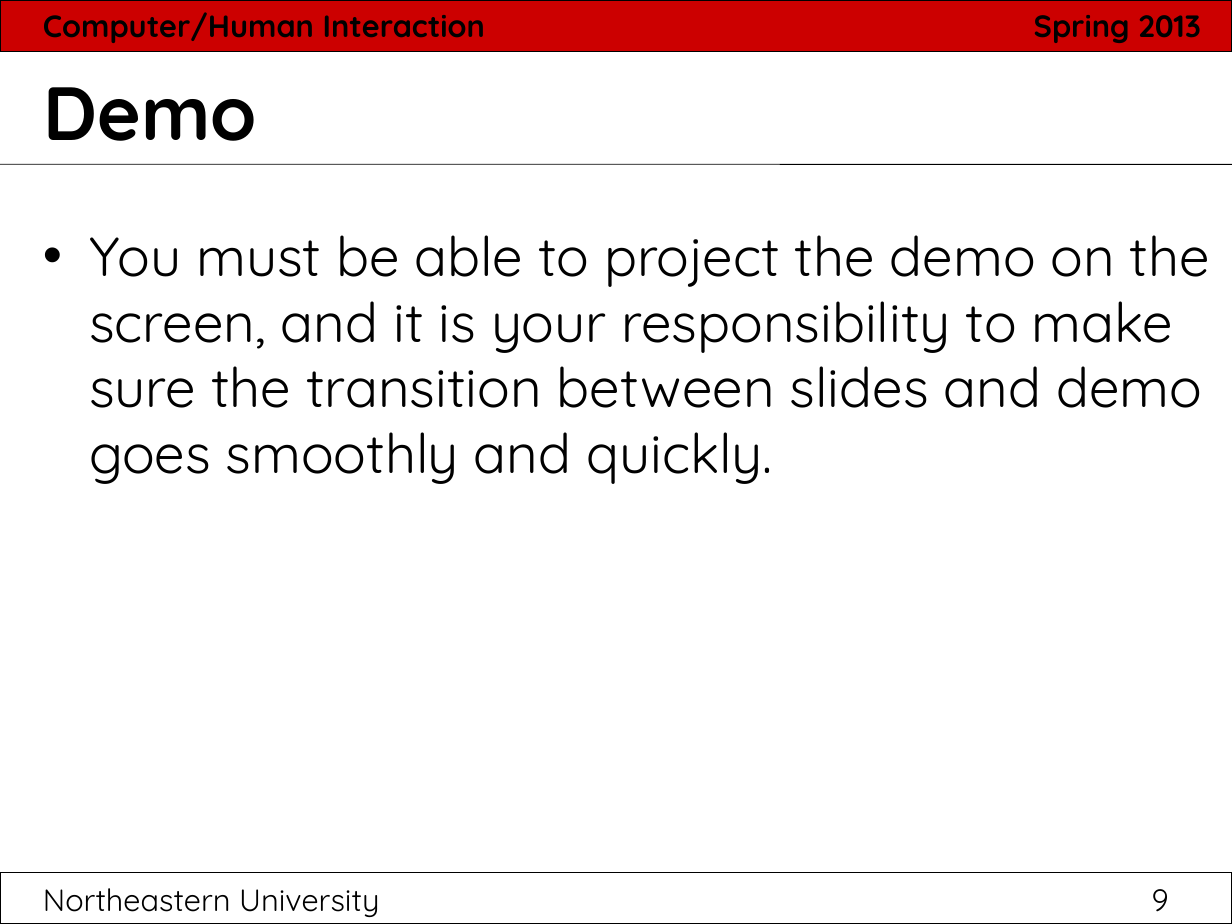
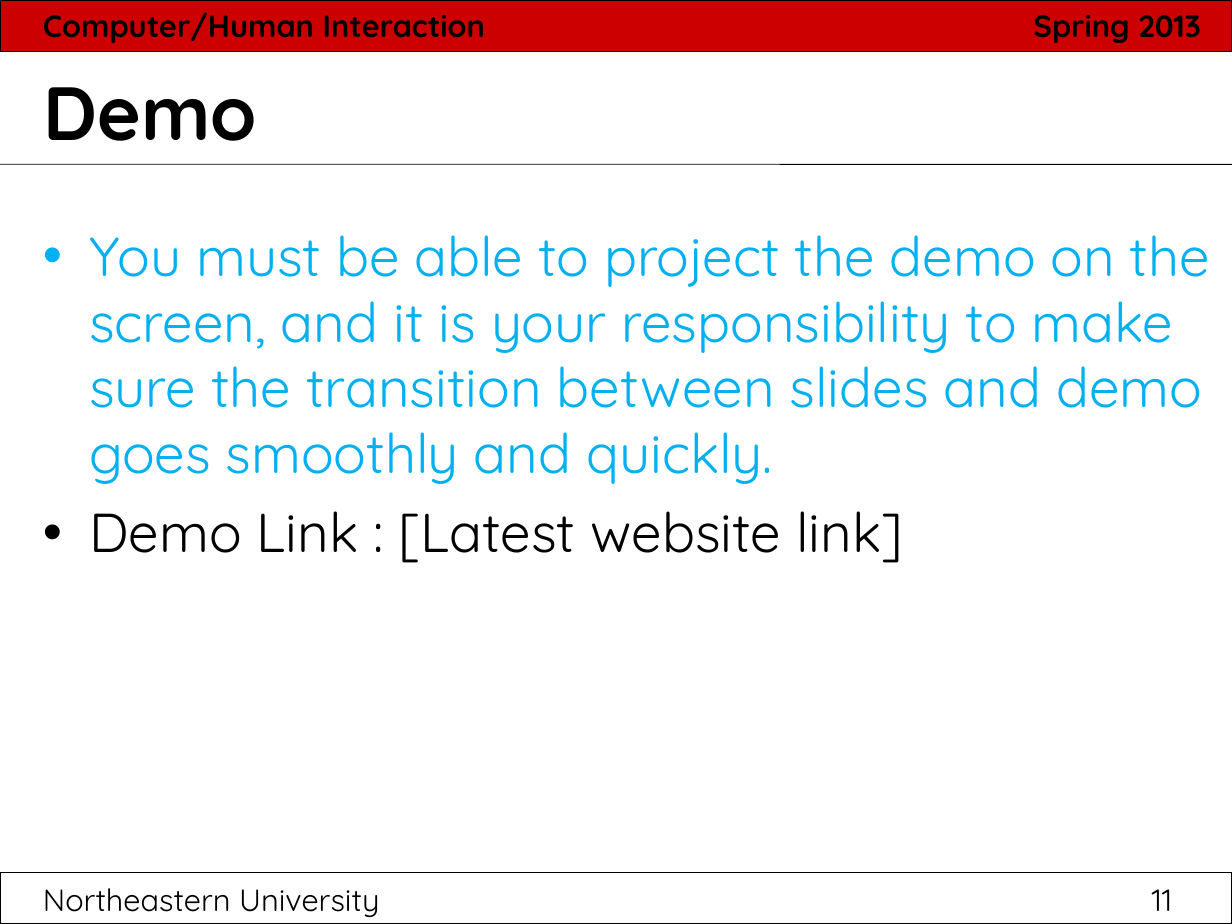
Before and after one commit to hci2014/sandbox, a slide deck: slide 11 of FinalPresentationTemplate.ppt (slide 9 before the commit). Drawn at 1232x924 pixels with LibreOffice and Linux fonts; fonts in the diff are those of the drawing. Boxes give left, top, right and bottom in pixels: in the first picture for what was removed or moved away, otherwise in the second. Text is boxed around its words. In the diff, an @@ line names an element or a change of style, - is before the commit and + after.

```diff
--- a/FinalPresentationTemplate.ppt
+++ b/FinalPresentationTemplate.ppt
@@ text at box(89, 235, 1210, 484): text colour #000000 to #00B0F0 in "You must be able to project the ..."; bullet colour #000000 to #00B0F0 @@
@@ text at box(89, 511, 903, 563): paragraph added @@
+• Demo Link : [Latest website link]
@@ page number at box(43, 888, 1172, 917): text changed @@
-Northeastern University 9
+Northeastern University 11
```
Also in this commit, not shown: 2 other slides changed, 3 slides added, 1 other file.
